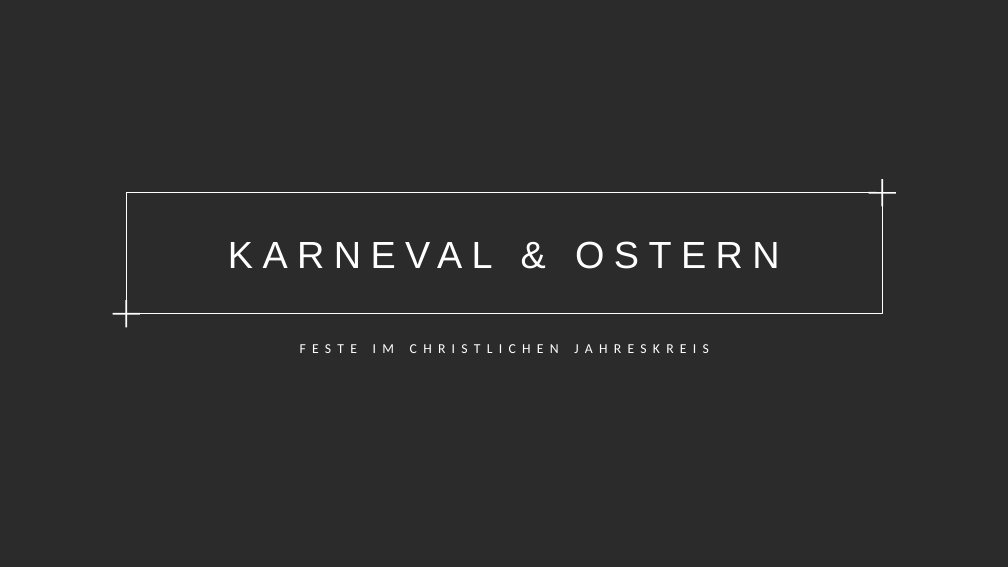
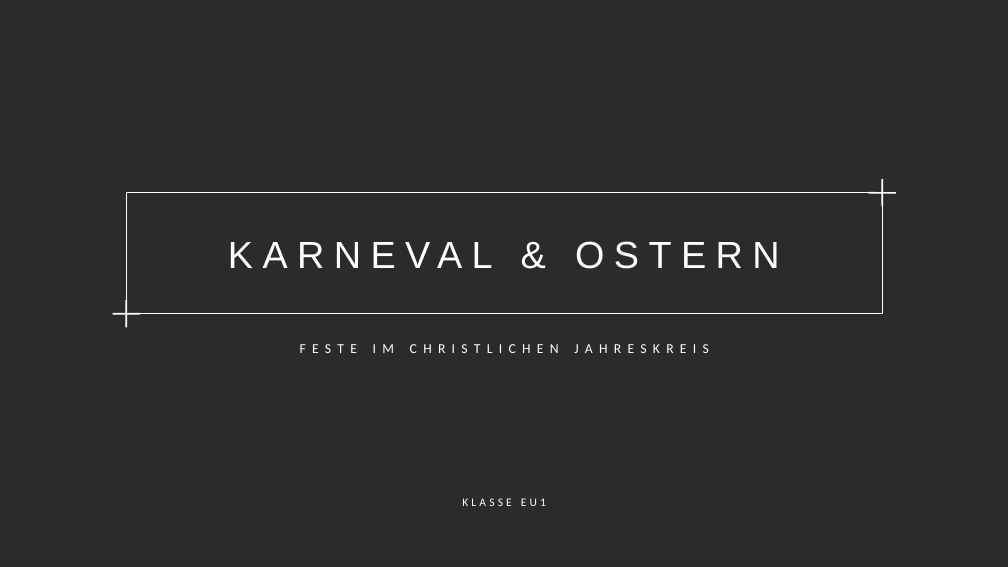
Before and after one commit to Flxrian/Erinnerung, a slide deck: slide 1 of Karneval_und_Ostern.pptx. Drawn at 1008x567 pixels with LibreOffice and Linux fonts; fonts in the diff are those of the drawing; background and template pictures are left out; a plain dark background stands for a picture behind light text. Boxes give left, top, right and bottom in pixels: in the first picture for what was removed or moved away, otherwise in the second. Text is boxed around its words. In the diff, an @@ line names an element or a change of style, - is before the commit and + after.

```diff
--- a/Karneval_und_Ostern.pptx
+++ b/Karneval_und_Ostern.pptx
@@ text added at [462,498,546,506], 11 pt, text #FFFFFF @@
+KLASSE EU1
```
Also in this commit, not shown: 1 other slide changed, 1 slide removed.
